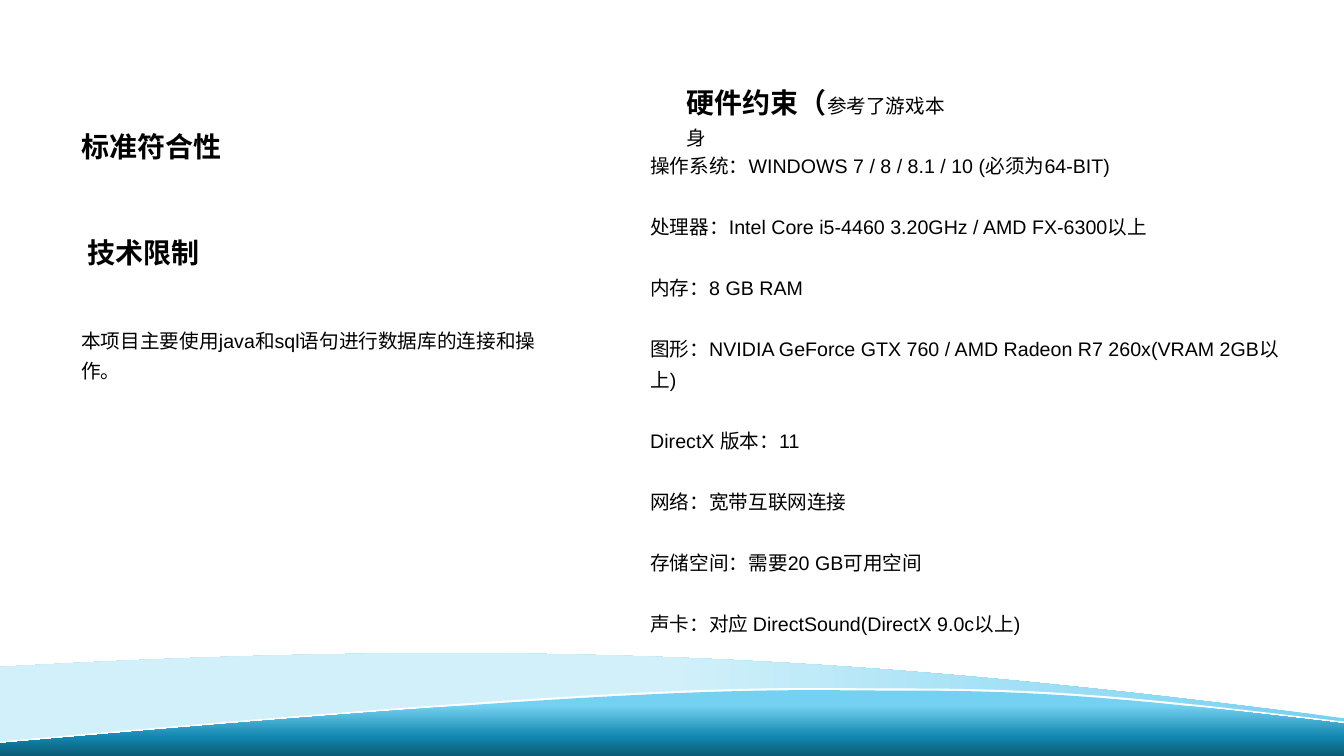
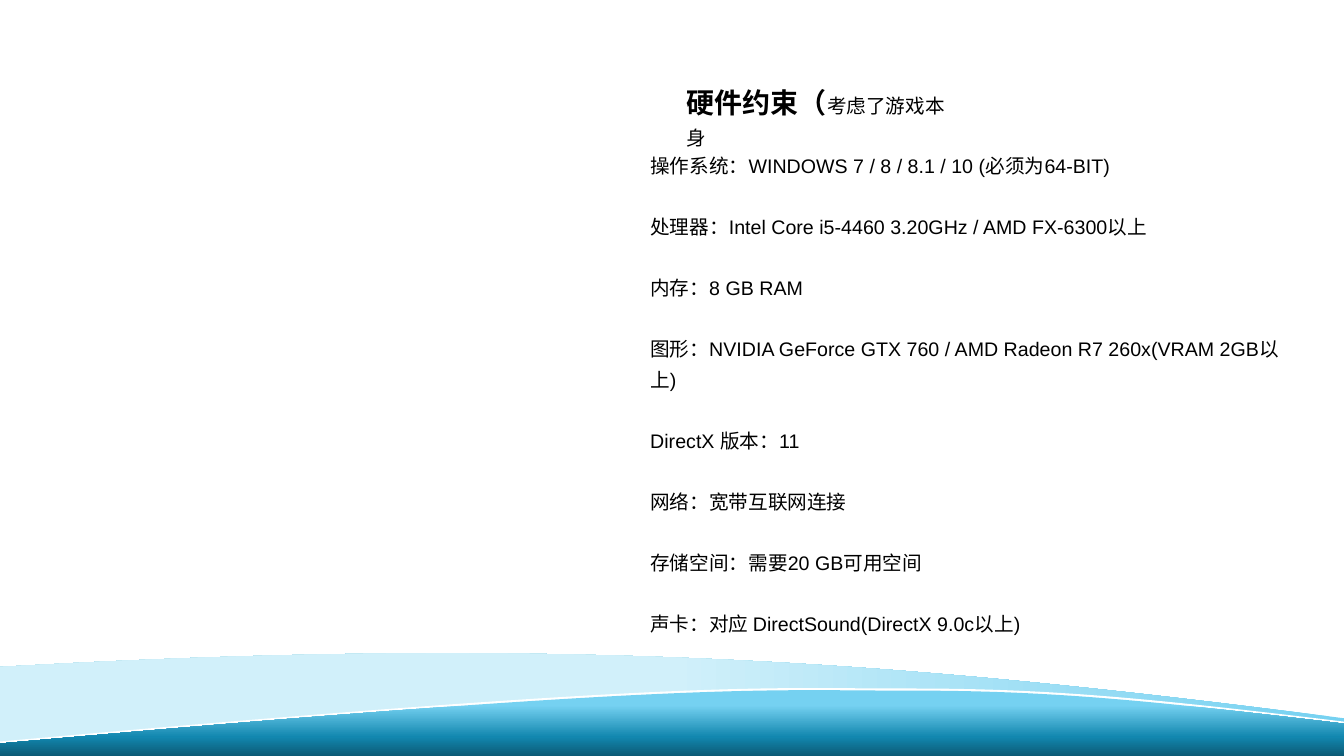
Before and after one commit to davejunction/MHWhelper, a slide deck: slide 8 of SE2019春-G24-总体设计报告.pptx (slide 12 before the commit). Drawn at 1344x756 pixels with LibreOffice and Linux fonts; fonts in the diff are those of the drawing; background and template pictures are left out. Boxes give left, top, right and bottom in pixels: in the first picture for what was removed or moved away, otherwise in the second. Text is boxed around its words. In the diff, an @@ line names an element or a change of style, - is before the commit and + after.

```diff
--- a/SE2019春-G24-总体设计报告.pptx
+++ b/SE2019春-G24-总体设计报告.pptx
@@ text at (687,89,945,116): text changed @@
-硬件约束（参考了游戏本身
+硬件约束（考虑了游戏本身
@@ text removed at (81,133,221,160) @@
-标准符合性
@@ text removed at (87,239,199,266) @@
-技术限制
@@ text removed at (81,331,535,380) @@
-本项目主要使用java和sql语句进行数据库的连接和操作。
```
Also in this commit, not shown: 4 other slides changed, 2 slides added, 10 slides removed, 1 other file.
